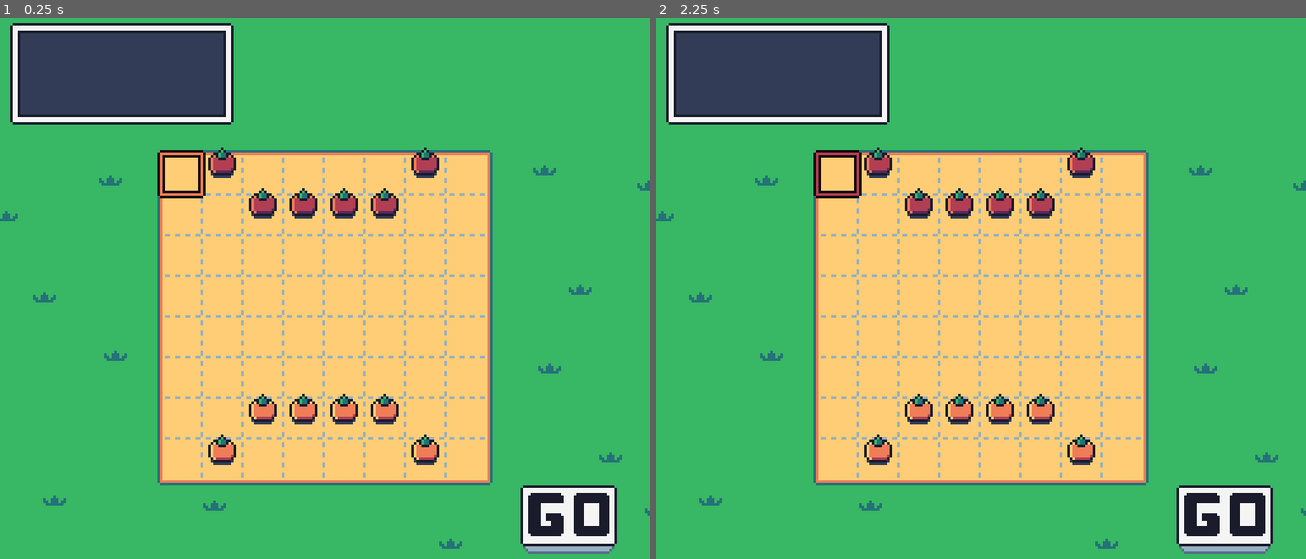
Above: before the commit, frames 1-2 (left to right).
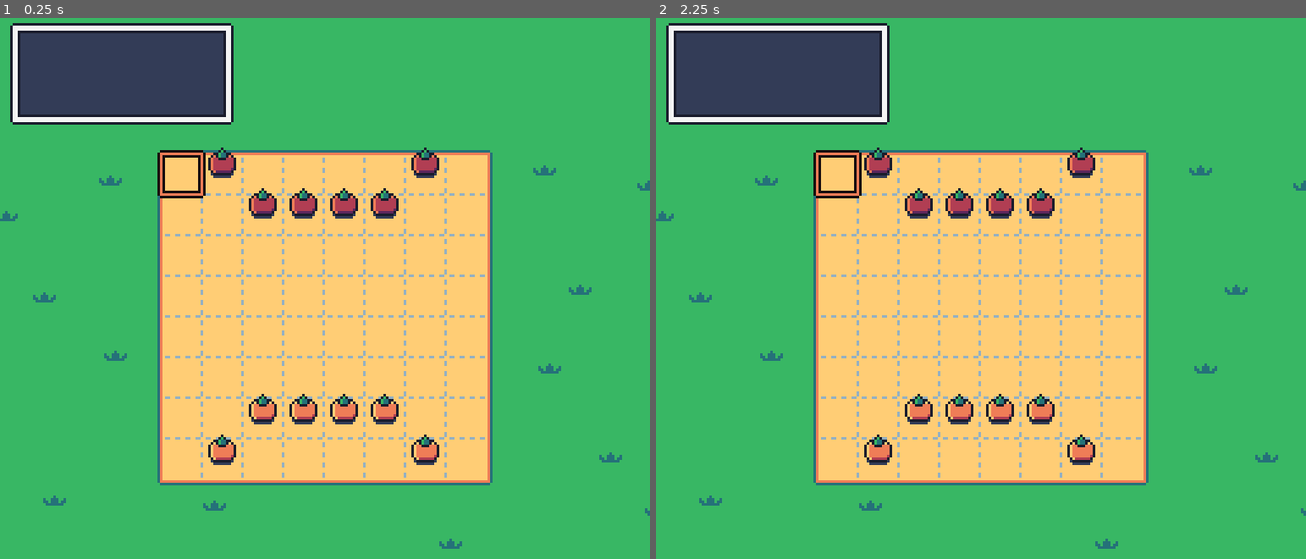
Above: after the commit, the same moments.

Repository: puzzud/Gardon
Game: Godot game, scene res://Scenes/Game.tscn
The game is run twice, just before and just after one commit, with the same random seed, the same clock (stepped at 60 frames per second) and the same inputs.
Inputs (mouse positions are in pixels of both pictures, inside the frame that each line leads up to):
- Up to frame 1 (0.25 s): no input
- Up to frame 2 (2.25 s): click (1228, 521) at 0.52 s; click (1228, 521) at 1.27 s; click (1228, 521) at 2.02 s

The runs differ from the first frame. In frame 1, 1.9% of the frame differs, in the area x 80-95%, y 86-100%; in frame 2, 2.0%, in the area x 24-95%, y 24-100%.

Commit message:
Turns now end after player moves a piece.

Diff:
--- a/Scenes/Ui.tscn
+++ b/Scenes/Ui.tscn
@@ -13,9 +13,11 @@
 region_rect = Rect2( 0, 0, 96, 48 )
 
 [node name="OkButton" type="TextureButton" parent="."]
+visible = false
 margin_left = 200.0
 margin_top = 184.0
 margin_right = 248.0
 margin_bottom = 216.0
+disabled = true
 texture_normal = ExtResource( 2 )
 texture_pressed = ExtResource( 3 )
--- a/Scripts/Game.gd
+++ b/Scripts/Game.gd
@@ -83,9 +83,12 @@
 	targetPiece.queue_free()
 	$Board.insertPiece(attackingPiece, cellCoordinates)
 
-func onOkButtonPressed():
+func endTurn():
 	var nextTeamTurnIndex = teamTurnIndex + 1
 	if nextTeamTurnIndex > 1:
 		nextTeamTurnIndex = 0
 
 	setTeamTurnIndex(nextTeamTurnIndex)
+
+func onOkButtonPressed():
+	endTurn()
--- a/Scripts/Piece.gd
+++ b/Scripts/Piece.gd
@@ -22,8 +22,6 @@
 				Global.game.processPieceAttackingPiece(self, targetPiece)
 				attacking = false
 				targetPiece = null
-
-				#Global.game.endTurn()
 
 func setTeamIndex(teamIndex):
 	self.teamIndex = teamIndex
@@ -51,7 +49,7 @@
 		Global.game.activePiece.setActivated(false)
 		Global.game.activePiece = null
 
-		#Global.game.endTurn()
+		Global.game.endTurn()
 
 func attack(piece):
 	attacking = true
